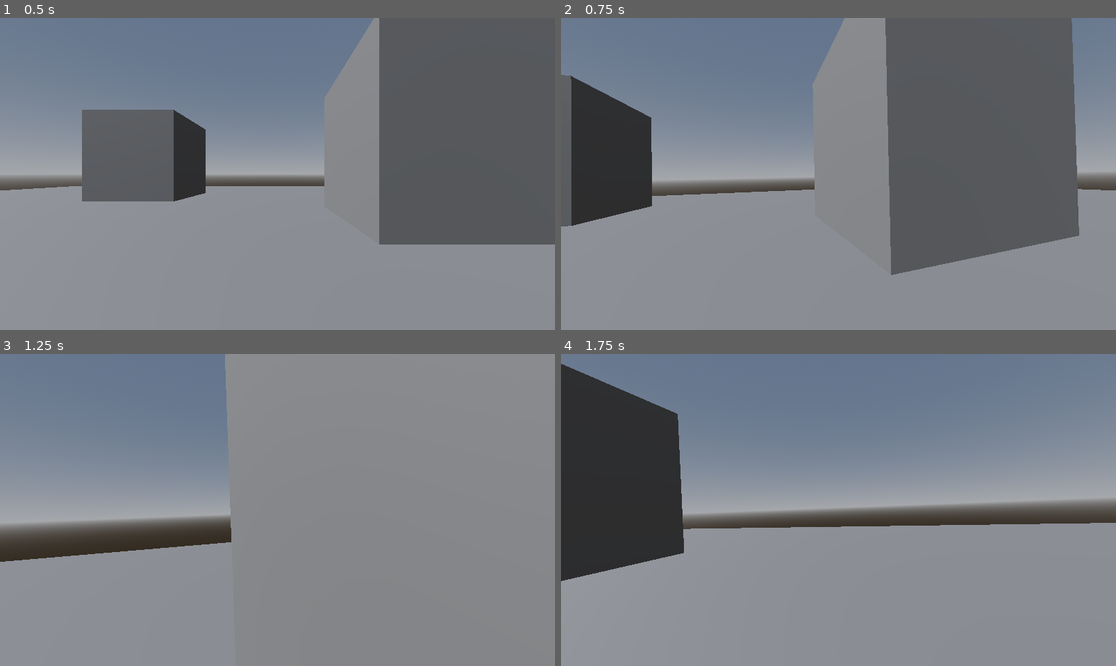
Above: before the commit, frames 1-4 (two rows, left to right).
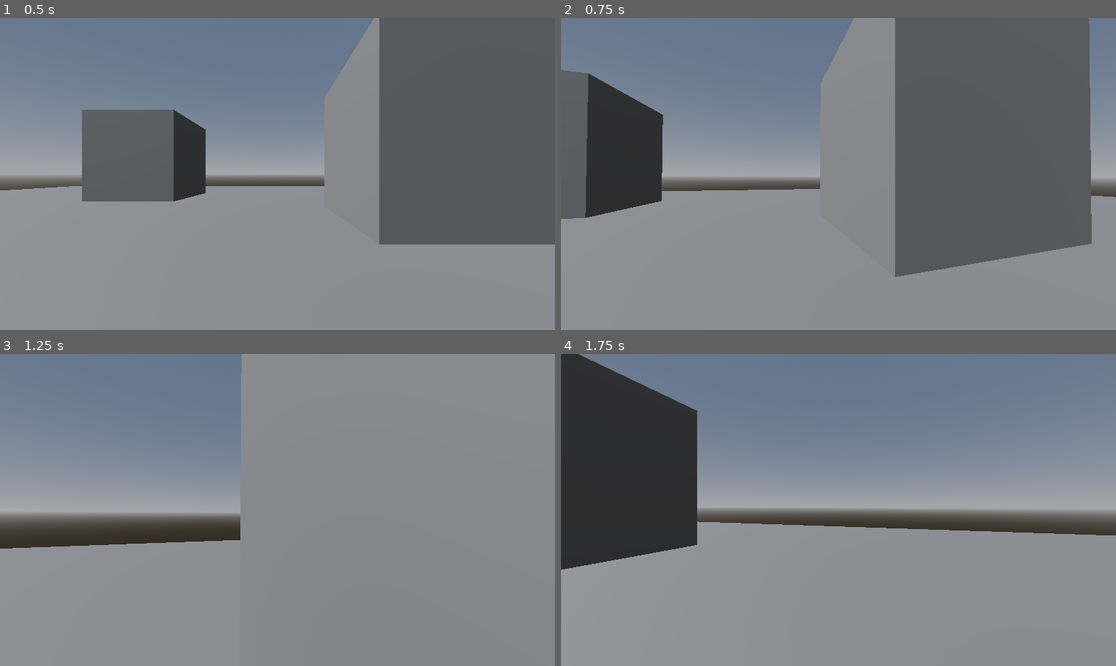
Above: after the commit, the same moments.

Repository: gamedevkoala/FPS-Controller
Game: Godot game, scene res://Scene/world.tscn
Same seed, same stepped clock (60 frames per second), same inputs: the game is played once before the commit and once after it.
Inputs (mouse positions are in pixels of both pictures, inside the frame that each line leads up to):
- Up to frame 1 (0.5 s): no input
- Up to frame 2 (0.75 s): tap Enter at 0.5 s; move the mouse to (866, 174) at 0.52 s; hold W (walk_fwd) from 0.53 s (still down); hold Shift (sprint) from 0.53 s (still down)
- Up to frame 3 (1.25 s): keep holding W (walk_fwd); keep holding Shift (sprint); tap Space (jump) at 0.77 s
- Up to frame 4 (1.75 s): keep holding W (walk_fwd); move the mouse to (810, 510) at 1.27 s; release Shift (sprint) at 1.28 s; tap S (walk_bwd) at 1.35 s; tap Space (jump) at 1.52 s

Frame 1 is identical in both runs. In frame 2, 7.4% of the frame differs, in the area x 0-100%, y 0-84%; in frame 3, 3.9%; in frame 4, 6.7%.

Commit message:
Adjust camera head bobbing effect parameters
Modified the camera's rotation calculations to use reduced frequency and amplitude for the head bobbing effect, resulting in subtler camera movement during player motion.

Diff:
--- a/Controller/controller.gd
+++ b/Controller/controller.gd
@@ -58,8 +58,8 @@
 	#head bob
 	t_bob += delta * velocity.length() * float(is_on_floor())
 	camera.transform.origin = _headbob(t_bob)
-	camera.rotation.y = sin(t_bob * BOB_FREQ ) * BOB_AMP / 2
-	camera.rotation.z = sin(t_bob * BOB_FREQ ) * BOB_AMP / 2
+	camera.rotation.y = sin(t_bob * BOB_FREQ / 4) * BOB_AMP / 8
+	camera.rotation.z = sin(t_bob * BOB_FREQ / 4) * BOB_AMP / 16
 	move_and_slide()
 
 func _headbob(time) -> Vector3:
